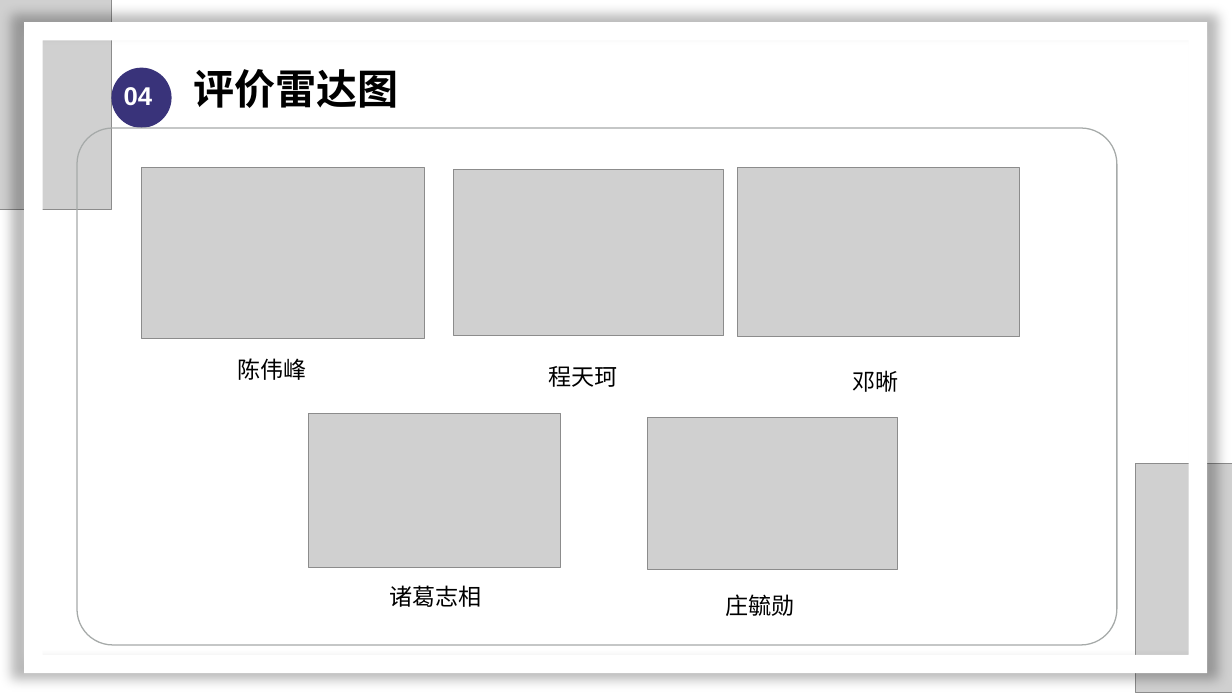
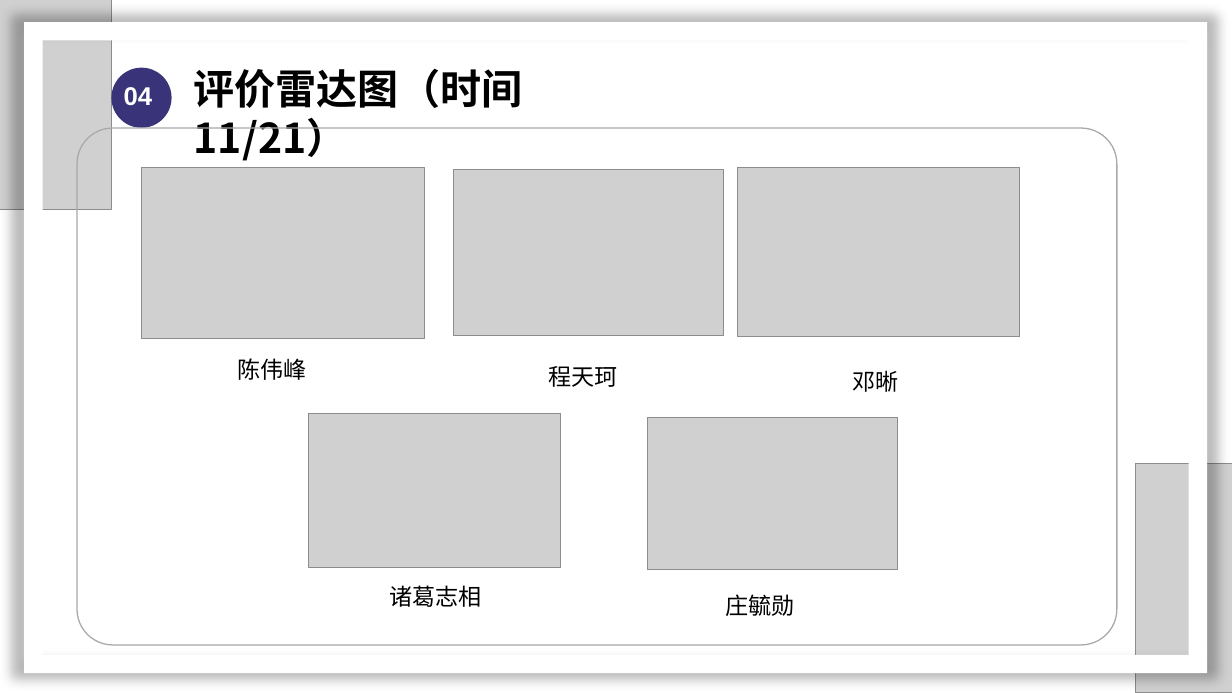
Before and after one commit to SarielX98/PRD2018G14, a slide deck: slide 55 of 受控文档/PPT/软件需求工程审核PPT.pptx (slide 46 before the commit). Drawn at 1232x693 pixels with LibreOffice and Linux fonts; fonts in the diff are those of the drawing; grey boxes stand for pictures; background and template pictures are left out. Boxes give left, top, right and bottom in pixels: in the first picture for what was removed or moved away, otherwise in the second. Text is boxed around its words. In the diff, an @@ line names an element or a change of style, - is before the commit and + after.

```diff
--- a/受控文档/PPT/软件需求工程审核PPT.pptx
+++ b/受控文档/PPT/软件需求工程审核PPT.pptx
@@ text at [194,68,523,161]: text changed @@
-评价雷达图
+评价雷达图（时间11/21）
```
Also in this commit, not shown: 19 other slides changed, 10 slides added, 1 slide removed, 1 other file.
